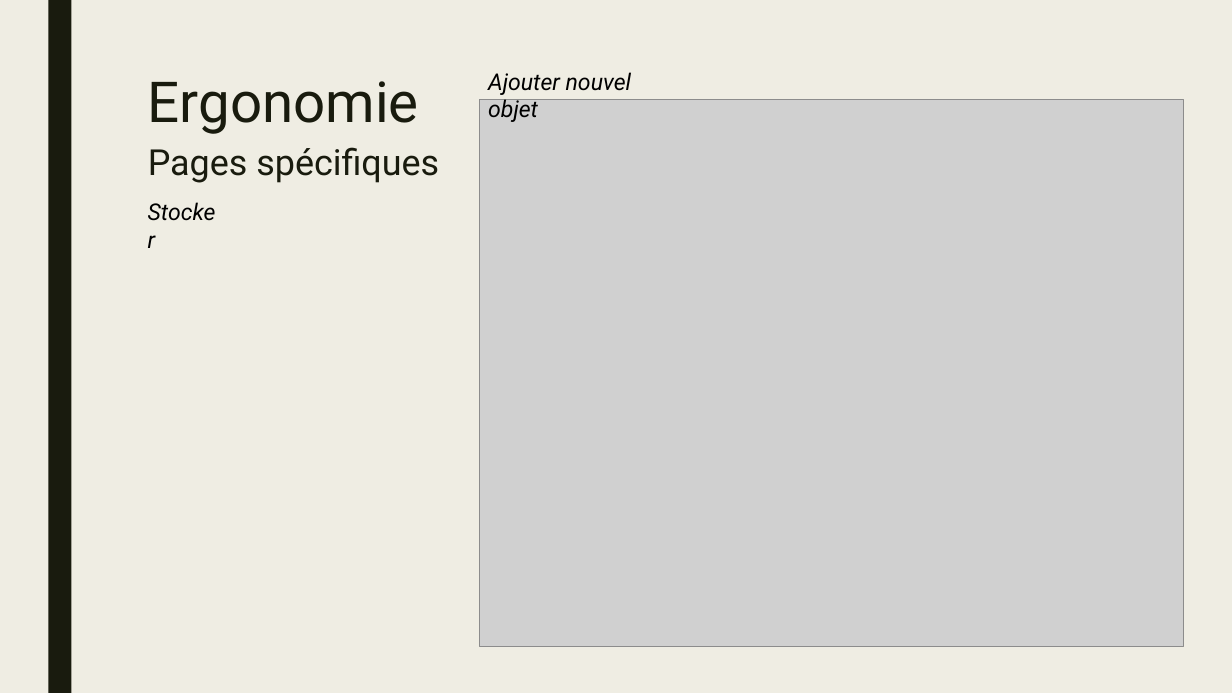
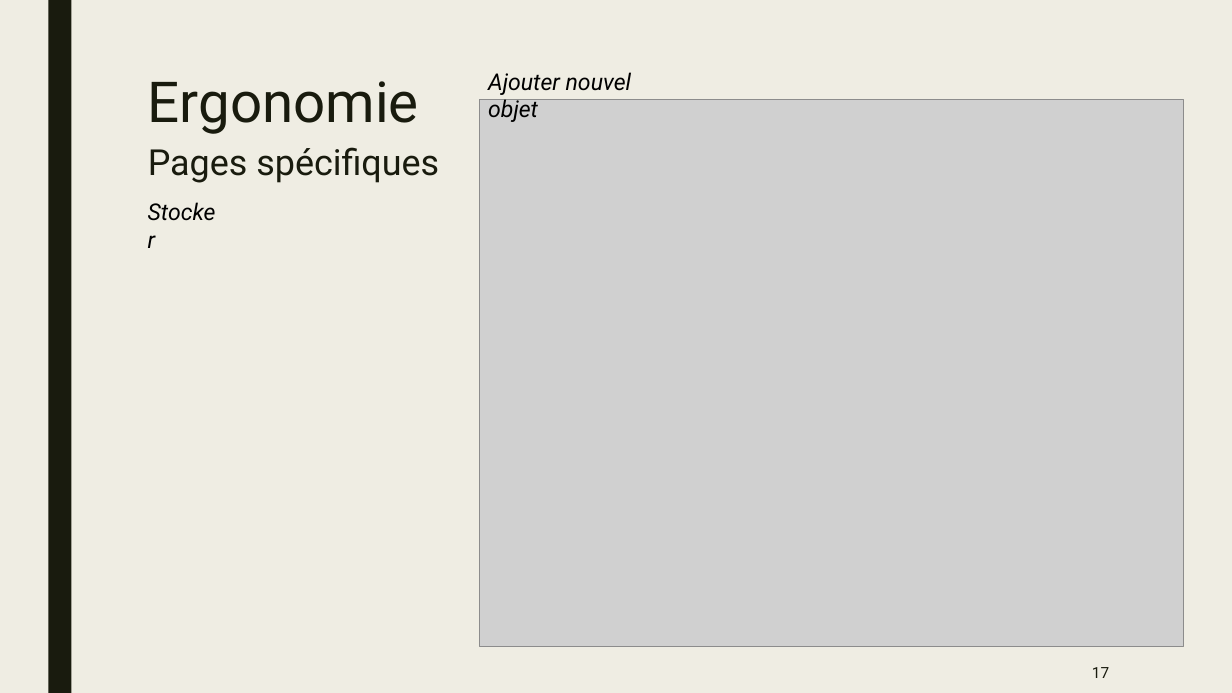
Before and after one commit to csorano/FlexiBox, a slide deck: slide 17 of Diaporama/Diaporama.pptx (slide 18 before the commit). Drawn at 1232x693 pixels with LibreOffice and Linux fonts; fonts in the diff are those of the drawing; grey boxes stand for pictures. Boxes give left, top, right and bottom in pixels: in the first picture for what was removed or moved away, otherwise in the second. Text is boxed around its words. In the diff, an @@ line names an element or a change of style, - is before the commit and + after.

```diff
--- a/Diaporama/Diaporama.pptx
+++ b/Diaporama/Diaporama.pptx
@@ page number added at <box>1092,667,1109,678</box>, 12 pt, text #191B0E @@
+17
```
Also in this commit, not shown: 20 other slides changed, 1 slide removed, 7 other files.
